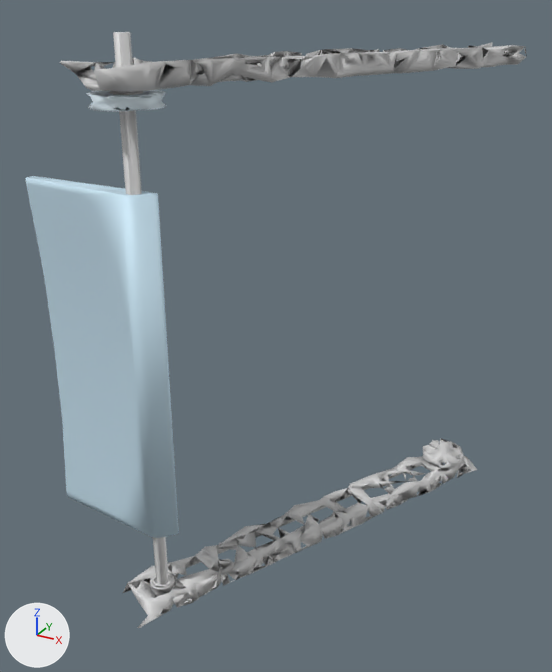
Two versions of the glTF model cad/advantagescope/Robot_BIOBUZZ/model_1.glb, one commit apart.
Camera for both pictures: a 50 mm lens placed at (0.284, -0.687, 0.174), pointed at (0.074, -0.305, -0.017). Arrows for +X, +Y and +Z are at lower left; the lights stay in place. The picture after the commit comes second.

In view in the first picture: '11 Hole Mini U-Channel (GB) <1>', '11 Hole Mini U-Channel (GB) <2>', '312mm Steel Shaft - 8mm REX (GB) <1>', '3400-0014-0032 <1>', '8x14x4mm Bearing <1>', '8x14x4mm Bearing <3>', '8x14x4mm Bearing <4>', 'Part 4 <1>', 'Servo Hub Shaft - 16mm (GB) <1>'.
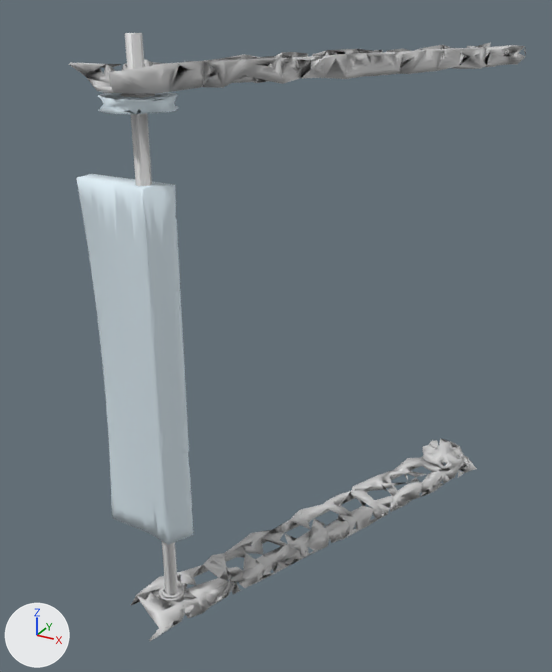
The change, as JSON lines over the scene's bpy script:
```json
{"op": "set", "path": "mat_material_2.base_color", "old": "(0.651, 0.651, 0.651)", "new": "(0.769, 0.886, 0.953)", "note": "light grey #d3d3d3 -> pale blue #e3f2fa"}
{"block": "me_p14", "where": "# used by ob_11_hole_mini_u_channel__gb___2; location = (0.0, 0.0, 0.0)"}
{"op": "remove", "block": "me_p14", "code": "me_p14.from_pydata(...)  # 387 vertices, 1074 faces; spans x 0.025..0.178, y -0.428..-0.159, z -0.16..-0.148"}
{"op": "remove", "block": "me_p14", "code": "me_p14.materials.append(mat_material_2)  # light grey #d3d3d3"}
{"op": "add", "block": "me_p14", "code": "me_p14.from_pydata(...)  # 385 vertices, 1070 faces; spans x 0.036..0.178, y -0.433..-0.159, z -0.16..-0.148"}
{"block": "me_p14", "change": "me_p14 part 1: 6 vertices moved within x 0.138..0.172, y -0.198..-0.169, z -0.158..-0.15; 375 vertices removed from x 0.025..0.178, y -0.428..-0.159, z -0.16..-0.148; 373 vertices added at x 0.036..0.178, y -0.433..-0.159, z -0.16..-0.148"}
{"op": "add", "block": "me_p14", "code": "me_p14.materials.append(mat_material_1)  # light grey #d3d3d3"}
{"block": "me_p15", "where": "# used by ob_3400_0014_0032__1; location = (0.0, 0.0, 0.0)"}
{"op": "remove", "block": "me_p15", "code": "me_p15.from_pydata(...)  # 134 vertices, 300 faces; spans x 0.03..0.0657, y -0.4175..-0.382, z 0.1294..0.1355"}
{"op": "add", "block": "me_p15", "code": "me_p15.from_pydata(...)  # 134 vertices, 300 faces; spans x 0.0405..0.0761, y -0.4224..-0.3868, z 0.1294..0.1355"}
{"block": "me_p15", "change": "me_p15 part 2: the whole mesh is moved by (0.0104, -0.0049, 0.0)"}
{"block": "me_p16", "where": "# used by ob_11_hole_mini_u_channel__gb___1; location = (0.0, 0.0, 0.0)"}
{"op": "remove", "block": "me_p16", "code": "me_p16.from_pydata(...)  # 387 vertices, 1074 faces; spans x 0.023..0.177, y -0.425..-0.156, z 0.137..0.149"}
{"op": "remove", "block": "me_p16", "code": "me_p16.materials.append(mat_material_2)  # light grey #d3d3d3"}
{"op": "add", "block": "me_p16", "code": "me_p16.from_pydata(...)  # 385 vertices, 1070 faces; spans x 0.034..0.177, y -0.429..-0.157, z 0.137..0.149"}
{"block": "me_p16", "change": "me_p16 part 3: 6 vertices moved within x 0.064..0.172, y -0.398..-0.169, z 0.137..0.147; 373 vertices removed from x 0.023..0.177, y -0.425..-0.156, z 0.137..0.149; 371 vertices added at x 0.034..0.177, y -0.429..-0.157, z 0.137..0.149"}
{"op": "add", "block": "me_p16", "code": "me_p16.materials.append(mat_material_1)  # light grey #d3d3d3"}
{"block": "me_p20", "where": "# used by ob_312mm_steel_shaft___8mm_rex__gb___1; location = (0.0, 0.0, 0.0)"}
{"op": "remove", "block": "me_p20", "code": "me_p20.from_pydata(...)  # 148 vertices, 300 faces; spans x 0.041..0.054, y -0.406..-0.395, z -0.151..0.161"}
{"op": "add", "block": "me_p20", "code": "me_p20.from_pydata(...)  # 148 vertices, 300 faces; spans x 0.052..0.064, y -0.411..-0.4, z -0.151..0.161"}
{"block": "me_p20", "change": "me_p20 part 4: the whole mesh is moved by (0.01, -0.005, 0.0)"}
{"op": "add", "block": "me_p37", "code": ["me_p37 = bpy.data.meshes.new('p37')", "me_p37.from_pydata(...)  # 1096 vertices, 2192 faces; spans x 0.02..0.072, y -0.413..-0.398, z -0.105..0.095", "me_p37.materials.append(mat_material_2)  # pale blue #e3f2fa"]}
{"op": "remove", "block": "ob_part_4__1", "code": ["ob_part_4__1 = bpy.data.objects.new('Part 4 <1>', me_p2)", "ob_part_4__1.location = (0.0, 0.0, 0.0)"]}
{"op": "add", "block": "ob_flower_ramp__1", "code": ["ob_flower_ramp__1 = bpy.data.objects.new('Flower Ramp <1>', me_p37)", "ob_flower_ramp__1.location = (0.0, 0.0, 0.0)"]}
```

What differs and where, as boxes (x1, y1, x2, y2) in the pictures (552 x 672 px):
```json
{"object": "Part 4 <1>", "change": "deleted", "before": [25, 176, 179, 538], "on screen": "blue"}
{"object": "Flower Ramp <1>", "change": "added", "after": [76, 174, 194, 545], "on screen": "pale blue"}
{"object": "11 Hole Mini U-Channel (GB) <2>", "change": "recoloured, reshaped", "before": [123, 455, 477, 628], "after": [131, 455, 477, 641], "on screen": "7% taller"}
{"object": "11 Hole Mini U-Channel (GB) <1>", "change": "reshaped", "before": [60, 42, 527, 91], "after": [69, 42, 526, 94], "on screen": "6% taller"}
{"object": "312mm Steel Shaft - 8mm REX (GB) <1>", "change": "moved", "before": [113, 32, 173, 587], "after": [125, 33, 182, 598]}
{"object": "3400-0014-0032 <1>", "change": "recoloured, moved", "before": [86, 90, 166, 112], "after": [98, 92, 178, 114]}
{"object": "8x14x4mm Bearing <3>", "change": "recoloured", "before": [150, 573, 184, 602], "after": [150, 573, 184, 602]}
{"object": "8x14x4mm Bearing <4>", "change": "recoloured", "before": [109, 91, 155, 98], "after": [109, 91, 155, 98]}
{"object": "8x14x4mm Bearing <2>", "change": "recoloured", "before": [124, 91, 143, 94], "after": [124, 91, 143, 94]}
```
